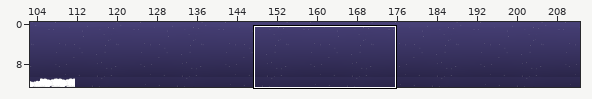
One commit to this Tiled map: android/assets/level2.tmx. The first picture is a wide view before the edit; the outline marks the close-up.
Close-up. Before the edit:
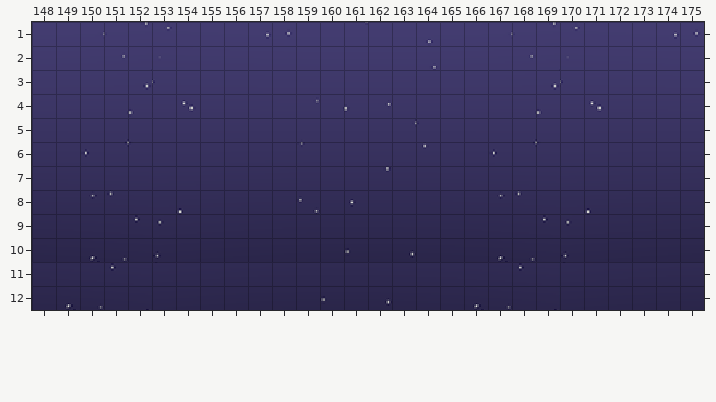
Cells are 16x16 px. Shown: x 148..175, y 1..12. The commit also changed other parts of the map, which this record leaves out. Tiles whose own drawing changed are shown in their newer look in all pictures.
Now the later version:
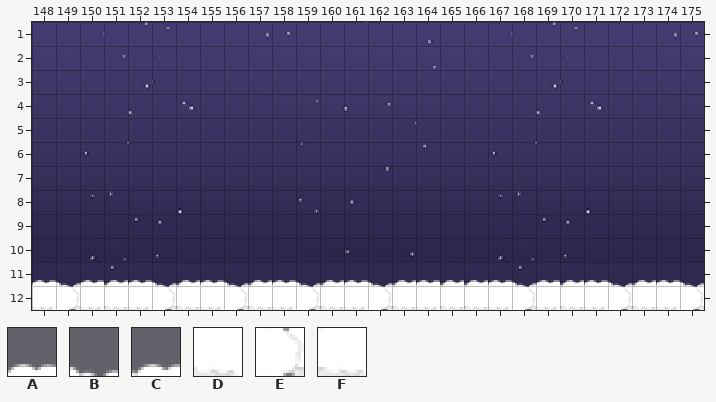
Key: from "level2": A 1414, B 1415, C 1416, D 1570, E 1571, F 1572.
_ is an empty cell.
The edit:
Changed rows in their new state; . is an unchanged cell.
Layer "Graphics":
first column x 148:
11 ABACABCABCABCABCACCABACABCAB
12 DEDFDEFDEFDEFDEFDFFDEDFDEFDE
Changed places in both close-ups, as pixel boxes (x1, y1, x2, y2):
added: (32, 280, 704, 310)
